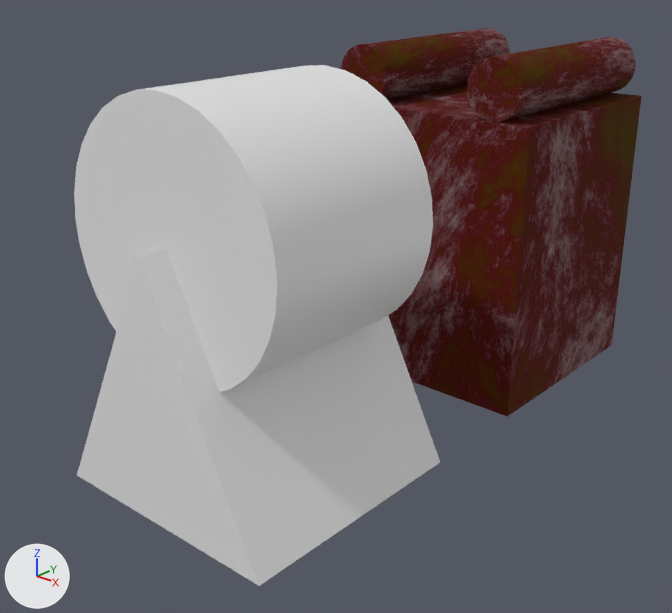
Two versions of the Blender file Assets/apoios.blend, one commit apart.
Rendered twice from a 50 mm lens placed at (4.58, -4.36, 2.87), pointed at (-0.17, 1.08, -0.01). Arrows for +X, +Y and +Z are at lower left; the lights stay in place.
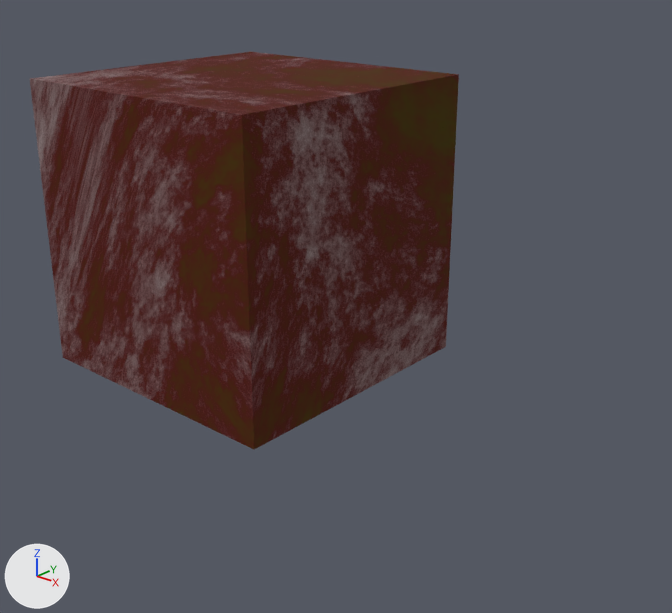
Where the change shows, as pixel boxes (x1, y1, x2, y2) in the pictures (672 x 613 px):
'Cylinder', reshaped, moved, turned, rescaled: before (74, 65, 433, 392); after (30, 52, 459, 449)
'Cube', deleted: before (77, 248, 440, 586)
'Cube.001', deleted: before (387, 84, 641, 416)
'Cylinder.001', deleted: before (467, 37, 636, 122)
'Cylinder.002', deleted: before (341, 28, 510, 99)
part 1 of me_cylinder, cut back: before (74, 65, 433, 392); after (30, 52, 459, 449)

The edits, one by one:
me_cylinder is used by ob_cylinder; location (0.0, 0.0, 1.0); rotation (1.571, 0.0, 0.0), in degrees (90, 0, 0); scale (1.0, 1.0, 0.77).
me_cylinder had 64 vertices, 34 faces and spanned x -1.0..1.0, y -1.0..1.0, z -1.0..1.0.
me_cylinder now has 8 vertices, 6 faces and spans x -1.0..1.0, y -1.0..1.0, z 0.0..2.0.
me_cylinder part 1: the whole mesh is rebuilt.
me_cylinder part 2: the surface is now shaded flat.
me_cylinder now uses material mat_material_001.
Object 'Cube' (ob_cube) is deleted.
Object 'Cylinder' (ob_cylinder) turns from (90, 0, 0) to (0, 0, 0) degrees about x, y and z.
Object 'Cylinder' (ob_cylinder) is rescaled from (1.0, 1.0, 0.77) to (1.0, 1.0, 1.0).
Object 'Cylinder' (ob_cylinder) moves from (0.0, 0.0, 1.0) to (0.0, 0.0, 0.0).
Object 'Cube.001' (ob_cube_001) is deleted.
Object 'Cylinder.001' (ob_cylinder_001) is deleted.
Object 'Cylinder.002' (ob_cylinder_002) is deleted.
